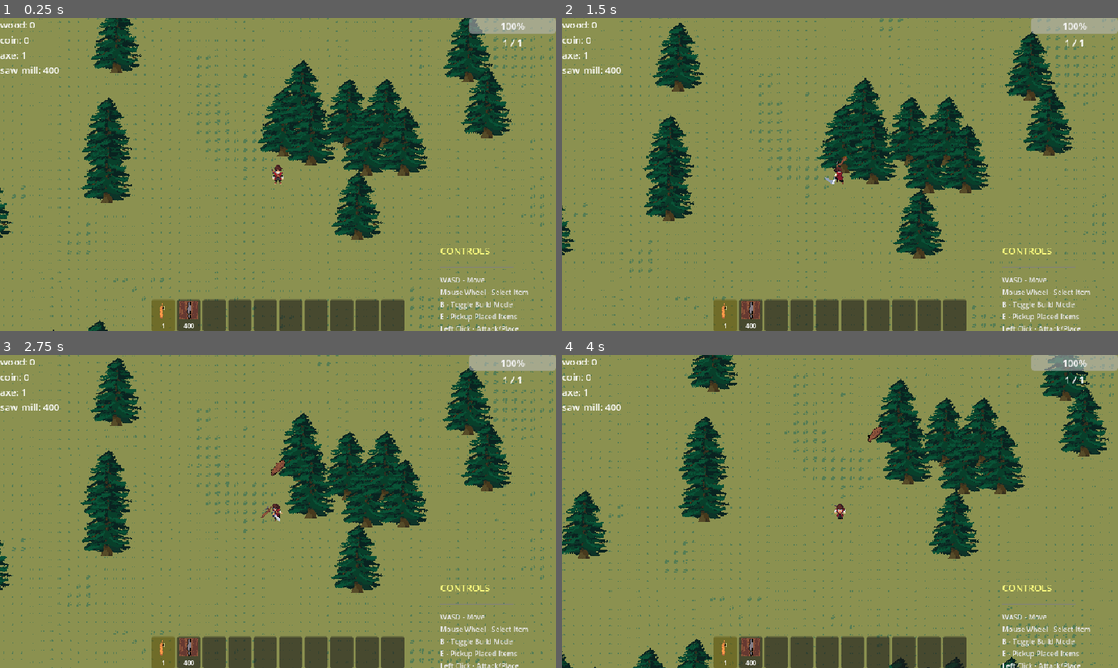
Above: before the commit, frames 1-4 (two rows, left to right).
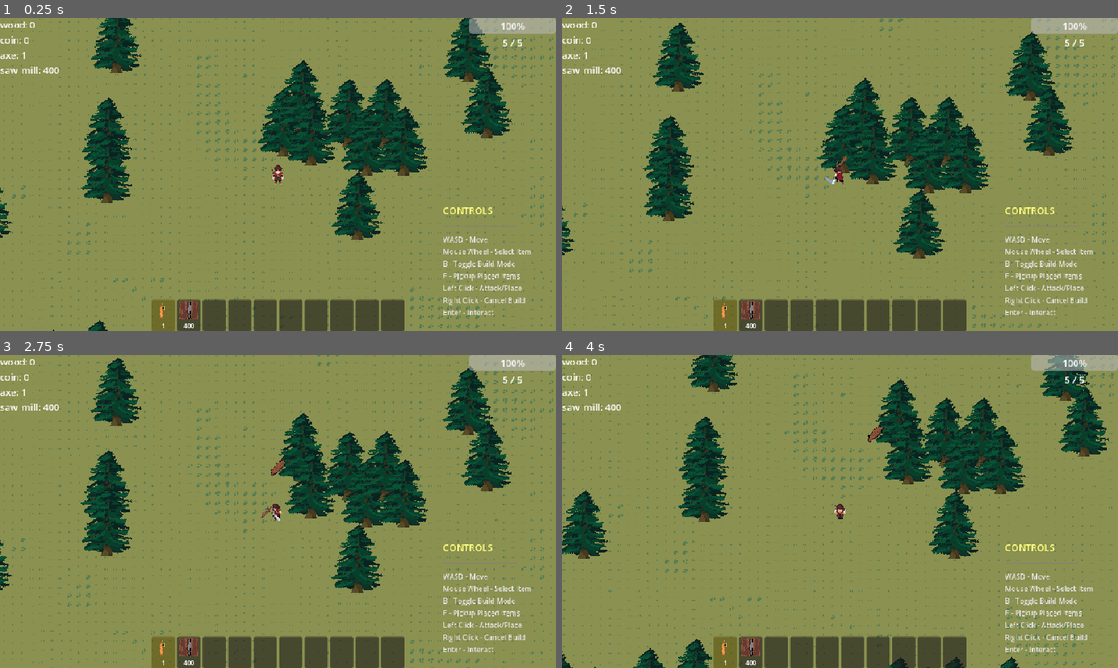
Above: after the commit, the same moments.

Repository: makattack24/MyGodotGame
Game: Godot game, scene res://Scenes/Main.tscn
The game is run twice, just before and just after one commit, with the same random seed, the same clock (stepped at 60 frames per second) and the same inputs. Sound files missing from this copy of the repository are replaced by a short silence.
Inputs (mouse positions are in pixels of both pictures, inside the frame that each line leads up to):
- Up to frame 1 (0.25 s): no input
- Up to frame 2 (1.5 s): tap Enter (ui_accept) at 0.5, 0.77 s; move the mouse to (812, 237) at 0.52 s; hold W (move_up) from 0.53 s (still down); tap E (pickup) at 0.6 s; click (812, 237) at 0.67 s; move the mouse to (1006, 221) at 1.27 s; click (1006, 221) at 1.35 s
- Up to frame 3 (2.75 s): tap Enter (ui_accept) at 1.52, 2 s; tap E (pickup) at 1.55, 2.3 s; move the mouse to (111, 464) at 2.02 s; release W (move_up) at 2.03 s; hold A (move_left) from 2.03 s (still down); hold Right mouse button (attack2) from 2.03 s (still down)
- Up to frame 4 (4 s): move the mouse to (867, 511) at 2.77 s; release Right mouse button (attack2) at 2.78 s; tap B (build_mode) at 2.85 s; click (867, 511) at 2.92 s; tap Enter (ui_accept) at 3.02, 3.77 s; tap E (pickup) at 3.05, 3.6 s; move the mouse to (756, 433) at 3.52 s; release A (move_left) at 3.53 s; hold S (move_down) from 3.53 s (still down)

The runs differ from the first frame. In frame 1, 1.5% of the frame differs, in the area x 79-96%, y 6-100%; in frame 2, 1.5%; in frame 3, 1.5%; in frame 4, 1.5%.

Commit message:
wood sound

Diff:
--- a/Scenes/player.tscn
+++ b/Scenes/player.tscn
@@ -1012,7 +1012,7 @@
 
 [node name="Player" type="CharacterBody2D" unique_id=1229123879]
 script = ExtResource("1_cvnsp")
-max_health = 1
+max_health = 5
 
 [node name="CollisionShape2D" type="CollisionShape2D" parent="." unique_id=490325349]
 position = Vector2(0, 4)
--- a/Scenes/wood_item.tscn
+++ b/Scenes/wood_item.tscn
@@ -2,6 +2,7 @@
 
 [ext_resource type="Texture2D" uid="uid://5dwso8wk6esl" path="res://Assets/woodItem.png" id="1_7pgax"]
 [ext_resource type="Script" uid="uid://8pdtjc75jxx6" path="res://Scripts/wood_item.gd" id="1_iaoic"]
+[ext_resource type="AudioStream" uid="uid://b44vcokab1rny" path="res://Audio/wood-falling-on-carpet-326940.mp3" id="3_vh4iw"]
 
 [sub_resource type="RectangleShape2D" id="RectangleShape2D_iaoic"]
 size = Vector2(8.25, 8.75)
@@ -16,3 +17,7 @@
 
 [node name="CollisionShape2D" type="CollisionShape2D" parent="Area2D" unique_id=999929427]
 shape = SubResource("RectangleShape2D_iaoic")
+
+[node name="WoodPickupSound" type="AudioStreamPlayer2D" parent="." unique_id=1711077227]
+stream = ExtResource("3_vh4iw")
+volume_db = 8.432
--- a/Scripts/hud.gd
+++ b/Scripts/hud.gd
@@ -228,9 +228,9 @@
 	controls_panel.anchor_right = 1.0
 	controls_panel.anchor_top = 1.0
 	controls_panel.anchor_bottom = 1.0
-	controls_panel.offset_left = -200
-	controls_panel.offset_right = -10
-	controls_panel.offset_top = -150
+	controls_panel.offset_left = -195
+	controls_panel.offset_right = -5
+	controls_panel.offset_top = -220
 	controls_panel.offset_bottom = -10
 
 	add_child(controls_panel)
--- a/Scripts/wood_item.gd
+++ b/Scripts/wood_item.gd
@@ -6,8 +6,15 @@
 
 # Reference to the Area2D child node
 @onready var pickup_area: Area2D = $Area2D
+@onready var audio_player: AudioStreamPlayer2D = null
 
 func _ready() -> void:
+	# Get audio player if it exists (check multiple possible names)
+	if has_node("WoodPickupSound"):
+		audio_player = $WoodPickupSound
+	elif has_node("AudioStreamPlayer2D"):
+		audio_player = $AudioStreamPlayer2D
+
 	# Connect the body_entered signal from the Area2D child
 	if pickup_area:
 		pickup_area.body_entered.connect(_on_body_entered)
@@ -24,5 +31,34 @@
 	Inventory.add_item(item_name, pickup_amount)
 	print("Picked up ", pickup_amount, " ", item_name)
 
-	# Remove the item from the scene
-	queue_free()
+	if audio_player and audio_player.stream:
+		print("Playing wood pickup sound...")
+
+		# Reparent audio player to scene root so it doesn't get deleted
+		var scene_root = get_tree().root
+		remove_child(audio_player)
+		scene_root.add_child(audio_player)
+		audio_player.global_position = global_position
+
+		# Hide the sprite so it looks picked up
+		if has_node("Sprite2D"):
+			$Sprite2D.visible = false
+		elif has_node("WoodItemSprite"):
+			$WoodItemSprite.visible = false
+
+		# Disable collision so it can't be picked up again
+		pickup_area.set_deferred("monitoring", false)
+
+		# Play sound
+		audio_player.play()
+
+		# Remove the visual item immediately
+		queue_free()
+
+		# The audio player will auto-delete after finishing
+		await audio_player.finished
+		audio_player.queue_free()
+	else:
+		print("No audio player or stream found!")
+		# No sound, just remove immediately
+		queue_free()
Not shown, added: Audio/giant-axe-strike-hitting-solid-wood-1-450249.mp3.import
Not shown, added: Audio/wood-door-knock-106669.mp3.import
Not shown, added: Audio/wood-falling-on-carpet-326940.mp3.import
Not shown, added: Audio/giant-axe-strike-hitting-solid-wood-1-450249.mp3
Not shown, added: Audio/wood-door-knock-106669.mp3
Not shown, added: Audio/wood-falling-on-carpet-326940.mp3
